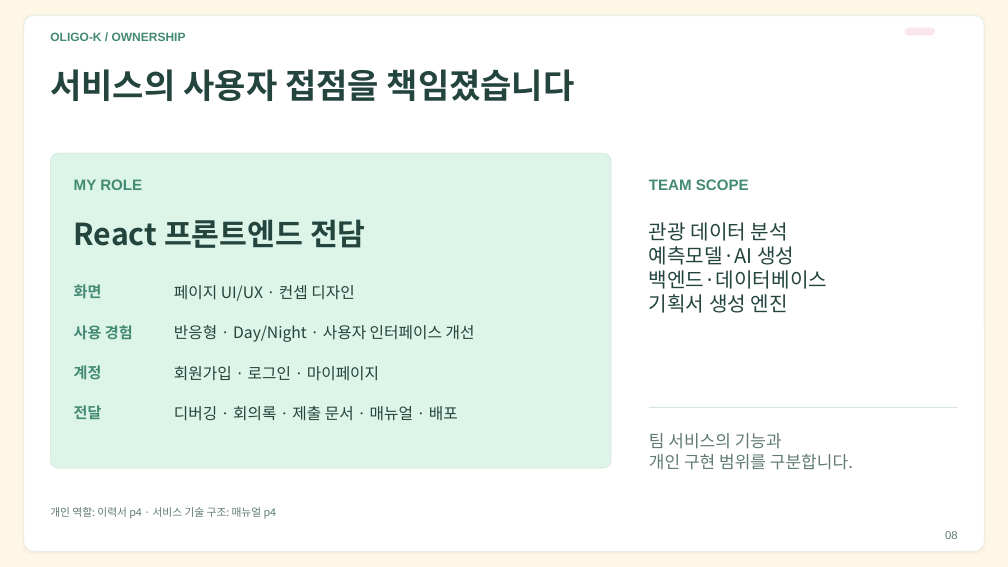
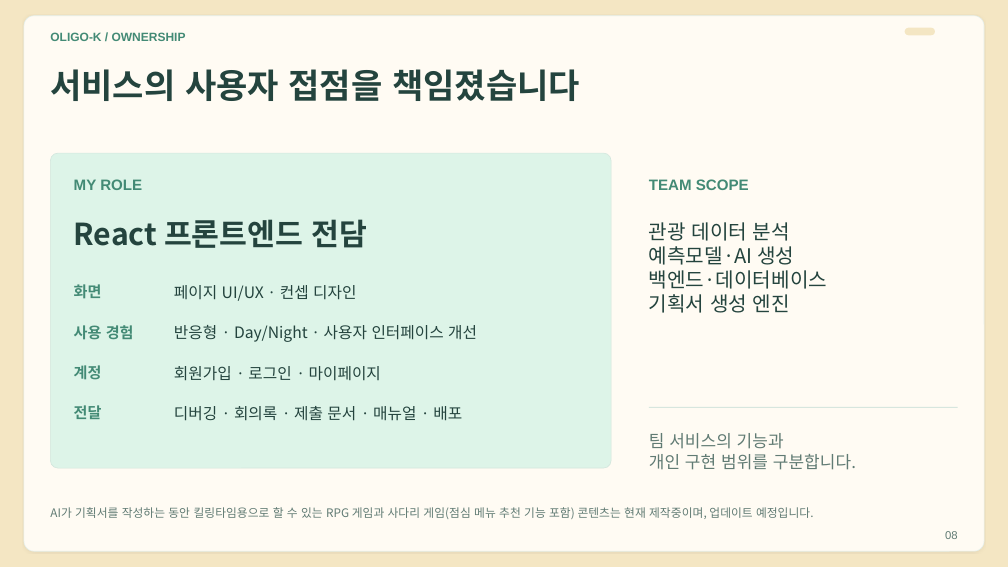
Before and after one commit to Jack-the-Ace/remind, a slide deck: slide 8 of 참고자료/취뽀/candidate_v4.pptx. Drawn at 1008x567 pixels with LibreOffice and Linux fonts; fonts in the diff are those of the drawing. Boxes give left, top, right and bottom in pixels: in the first picture for what was removed or moved away, otherwise in the second. Text is boxed around its words. In the diff, an @@ line names an element or a change of style, - is before the commit and + after.

```diff
--- a/참고자료/취뽀/candidate_v4.pptx
+++ b/참고자료/취뽀/candidate_v4.pptx
@@ background #FFF7E5 to #F4E6C3 @@
@@ rounded rectangle at (24, 16, 984, 551): fill #FFFFFF to #FFFBF3 @@
@@ rounded rectangle at (905, 28, 935, 35): fill #FBE6EF to #F4E6C3 @@
@@ text at (50, 507, 814, 519): text changed; size 12.8 to 14 pt @@
-개인 역할: 이력서 p4 · 서비스 기술 구조: 매뉴얼 p4
+AI가 기획서를 작성하는 동안 킬링타임용으로 할 수 있는 RPG 게임과 사다리 게임(점심 메뉴 추천 기능 포함) 콘텐츠는 현재 제작중이며, 업데이트 예정입니다.
```
Also in this commit, not shown: 15 other slides changed, 24 other files.
